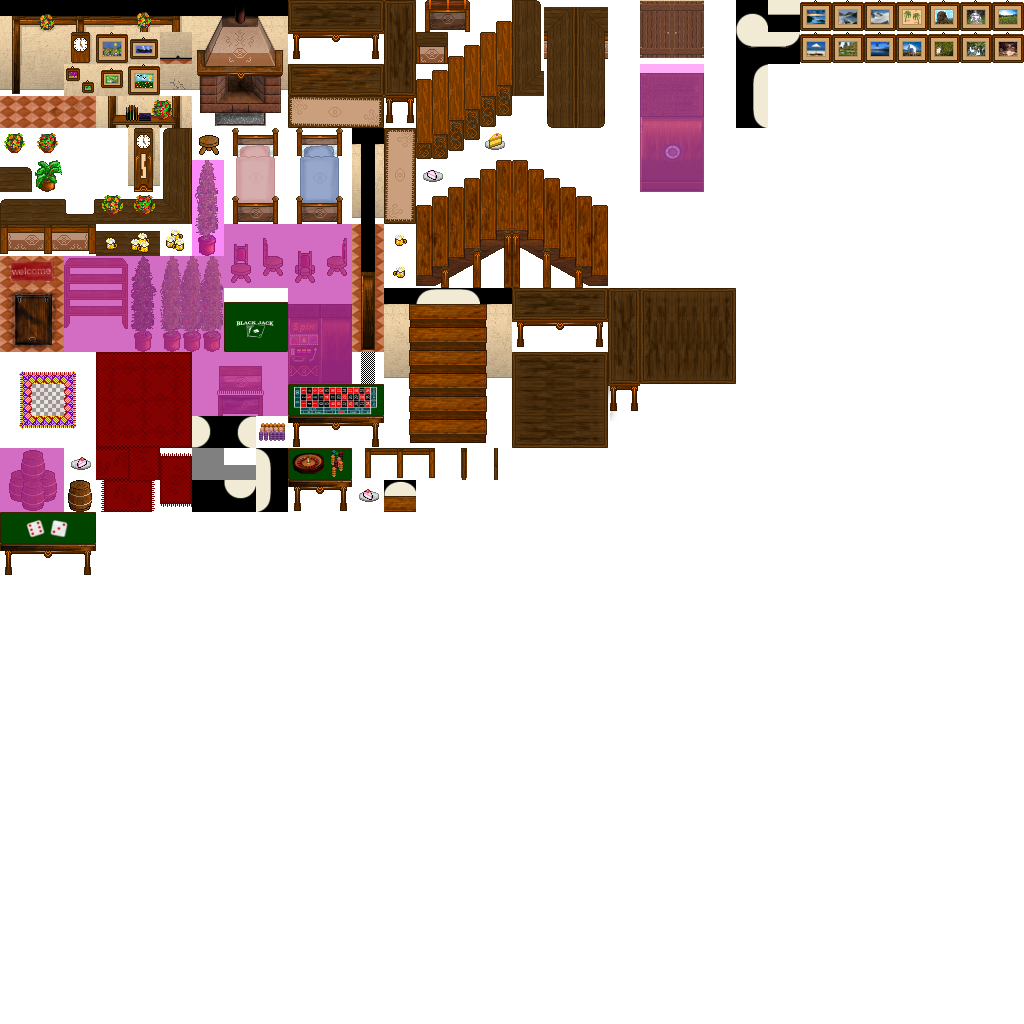
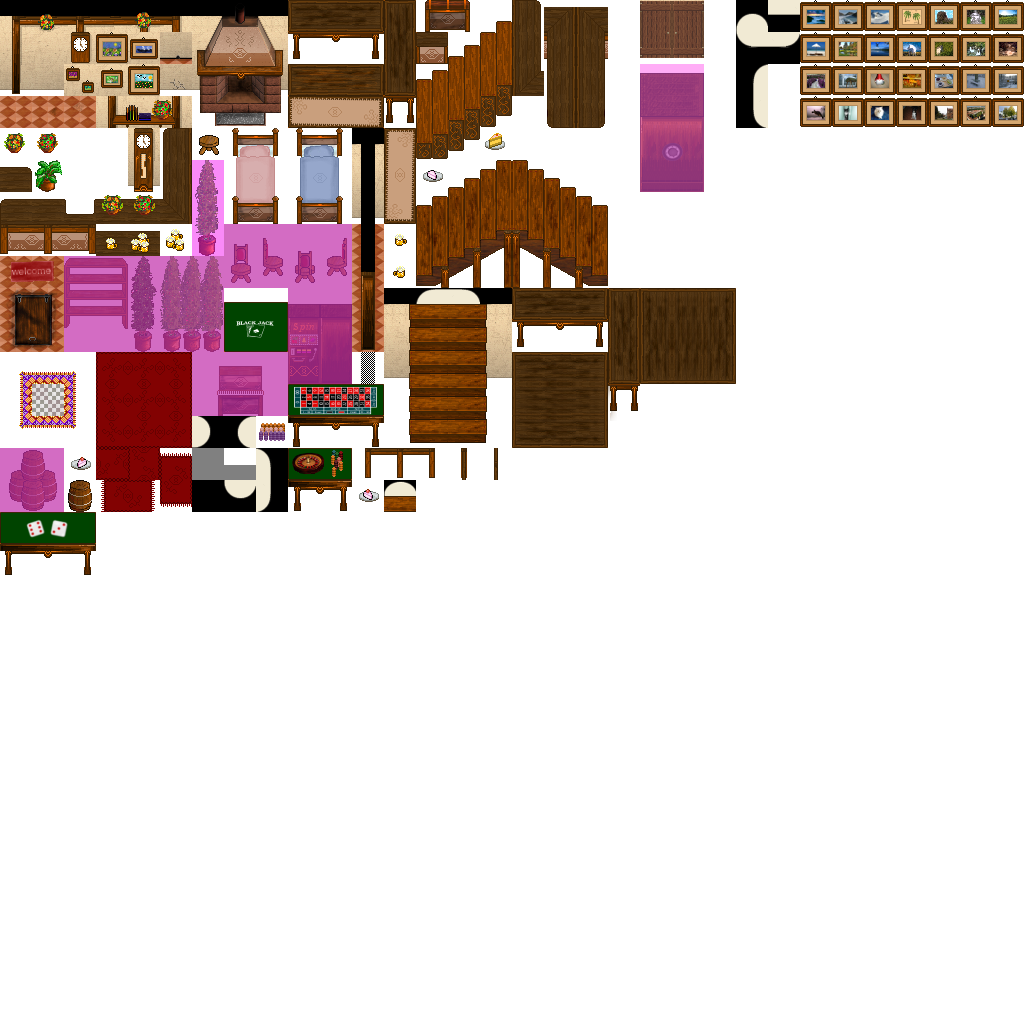
The second 1024 x 1024 image is a revision of the first. Changes to its layers:
painted on "Hintergrund" over [left=800, top=64, right=1024, bottom=127]
